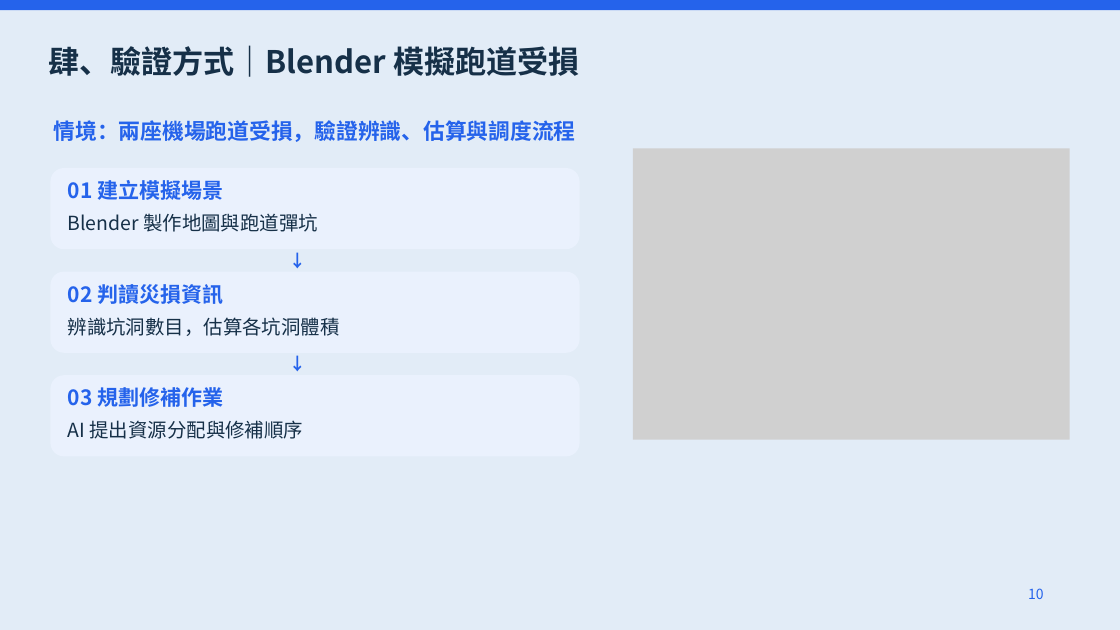
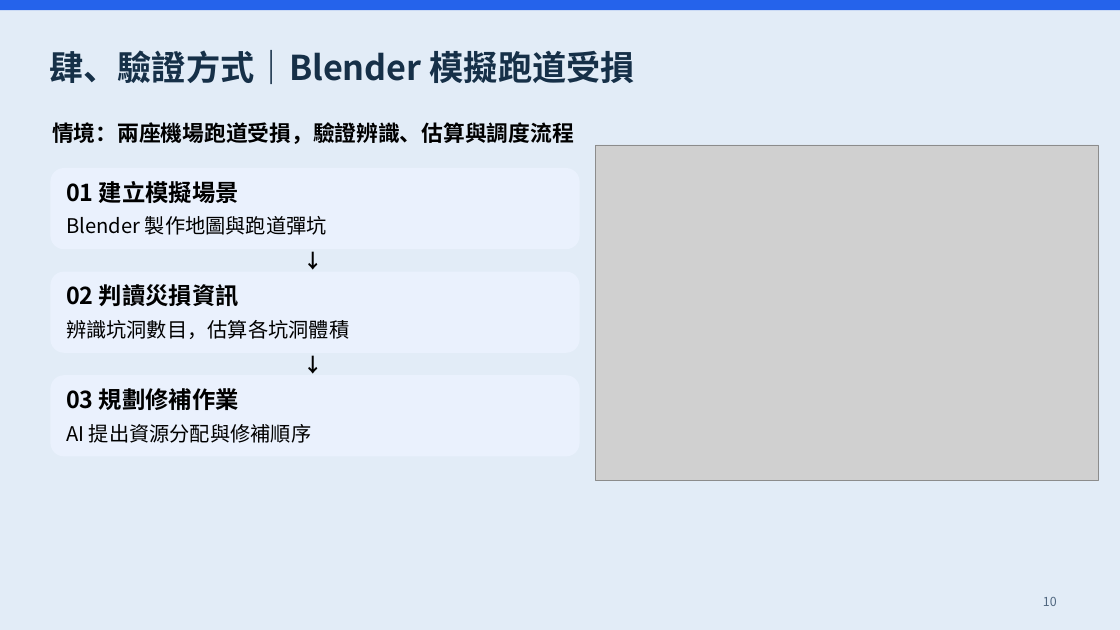
Before and after one commit to Sean970105/Sean970105, a slide deck: slide 11 of presentations/presentation.pptx. Drawn at 1120x630 pixels with LibreOffice and Linux fonts; fonts in the diff are those of the drawing; grey boxes stand for pictures. Boxes give left, top, right and bottom in pixels: in the first picture for what was removed or moved away, otherwise in the second. Text is boxed around its words. In the diff, an @@ line names an element or a change of style, - is before the commit and + after.

Commit message:
Tidy presentation layout and fix body text colors

```diff
--- a/presentations/presentation.pptx
+++ b/presentations/presentation.pptx
@@ text "肆、驗證方式｜Blender 模擬跑道受損" at <box>49,50,635,84</box>: size 40 to 44 pt; line spacing 1 to 1.12; less space between paragraphs; vertical alignment top to middle @@
@@ text "情境：兩座機場跑道受損，驗證辨識、估算與調度流程" at <box>52,122,574,144</box>: text colour #2563EB to #000000; line spacing 1 to 1.12; less space between paragraphs; vertical alignment top to middle @@
@@ picture: place and size @@
-picture at <box>633,148,1070,440</box>
+picture at <box>596,145,1098,480</box>
@@ text "↓" at <box>286,248,342,272</box>: size 22 to 25 pt, text colour #2563EB to #000000; alignment left to centre; line spacing 1 to 1.12; less space between paragraphs; vertical alignment top to middle @@
@@ text "↓" at <box>286,351,342,375</box>: size 22 to 25 pt, text colour #2563EB to #000000; alignment left to centre; line spacing 1 to 1.12; less space between paragraphs; vertical alignment top to middle @@
@@ size 27 to 30 pt, text colour #2563EB to #000000; line spacing 1 to 1.12; less space between paragraphs; vertical alignment top to middle in 3 elements at <box>66,181,239,203</box>, <box>66,284,239,306</box>, <box>66,388,239,410</box> @@
@@ size 25 to 26 pt, text colour #163048 to #000000; line spacing 1 to 1.12; less space between paragraphs; vertical alignment top to middle in 3 elements at <box>66,216,327,235</box>, <box>66,320,349,339</box>, <box>66,424,312,443</box> @@
@@ text "10": place and size @@
-text "10" at <box>1028,588,1044,599</box>
+text "10" at <box>1043,597,1057,606</box>
@@ text "10" at <box>1043,597,1057,606</box>: size 18 to 16 pt, text colour #2563EB to #506780; alignment left to right; line spacing 1 to 1.12; less space between paragraphs; vertical alignment top to middle @@
```
Also in this commit, not shown: 11 other slides changed, 1 other file.
